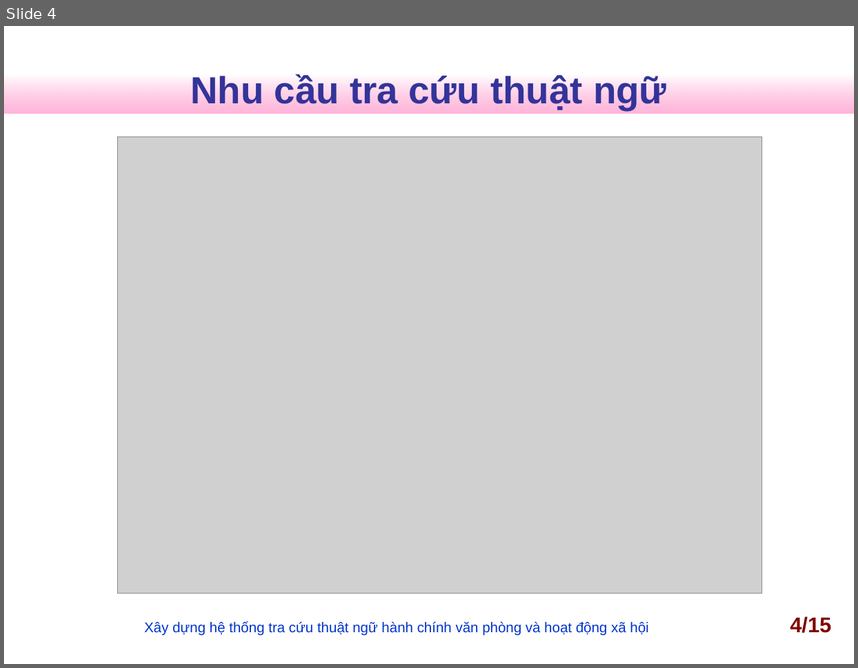
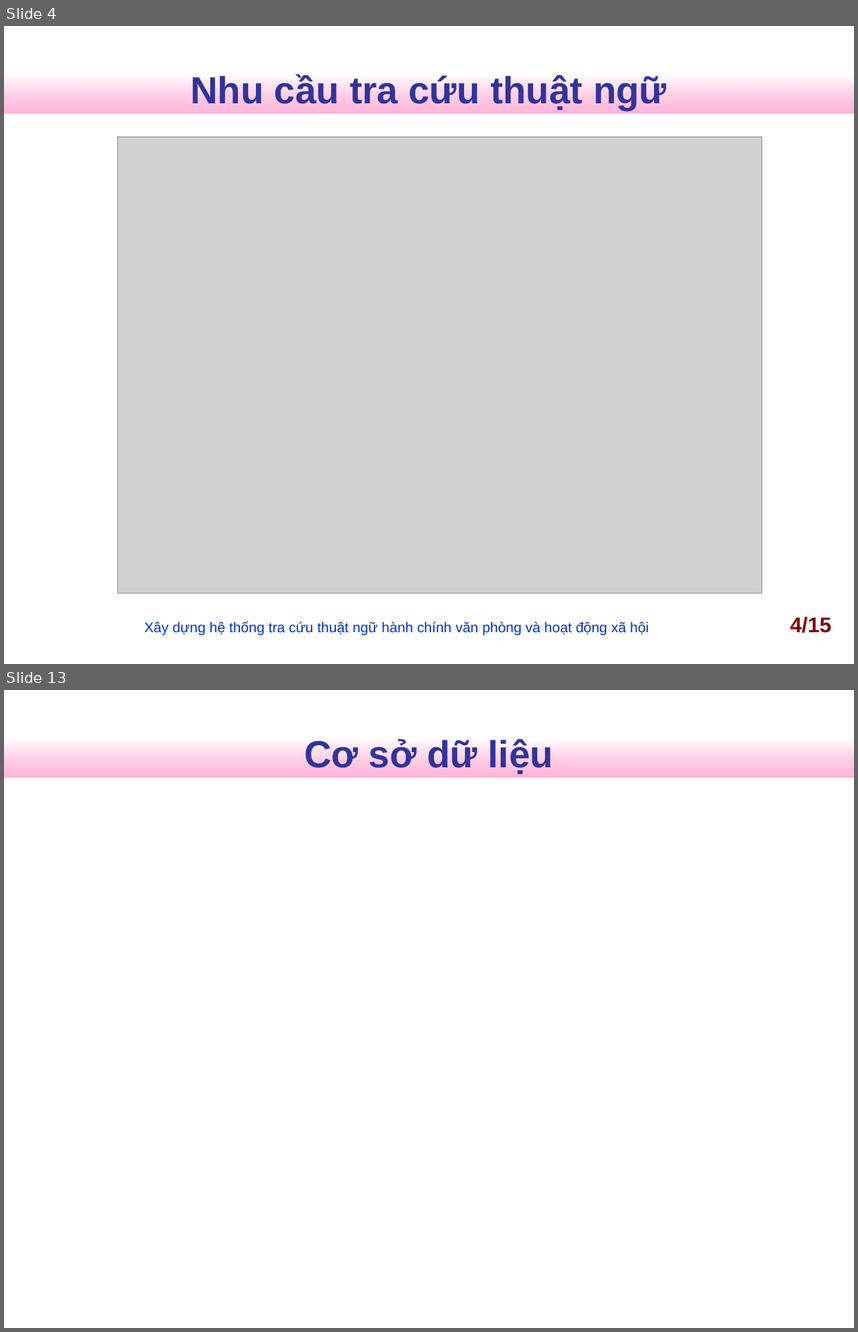
Before and after one commit to nguyentk90/tra-cuu-thuat-ngu-hanh-chinh, a slide deck: Documents/slideN2013.ppt. Shown one above the other, each under a label of ours: slide 4 before the commit, slides 4 and 13 after it; the slides between them are not shown. The pictures are 858x668 and 858x1332 pixels, drawn with LibreOffice and Linux fonts; fonts in the diff are those of the drawing; grey boxes stand for pictures; background and template pictures are left out. Boxes give left, top, right and bottom in pixels: in the first picture for what was removed or moved away, otherwise in the second. Text is boxed around its words. In the diff, an @@ line names an element or a change of style, - is before the commit and + after.

```diff
--- a/Documents/slideN2013.ppt
+++ b/Documents/slideN2013.ppt
@@ slide 13 added at <box>4,690,854,1328</box>, background #FFFFFF; not listed: 1 template element that a slide beside it also shows @@
@@ title added at <box>304,738,553,774</box>, 32 pt, text #333399, bold @@
+Cơ sở dữ liệu
```
Also in this commit, not shown: 10 slides changed, 4 other slides added, 1 slide removed, 2 other files.
